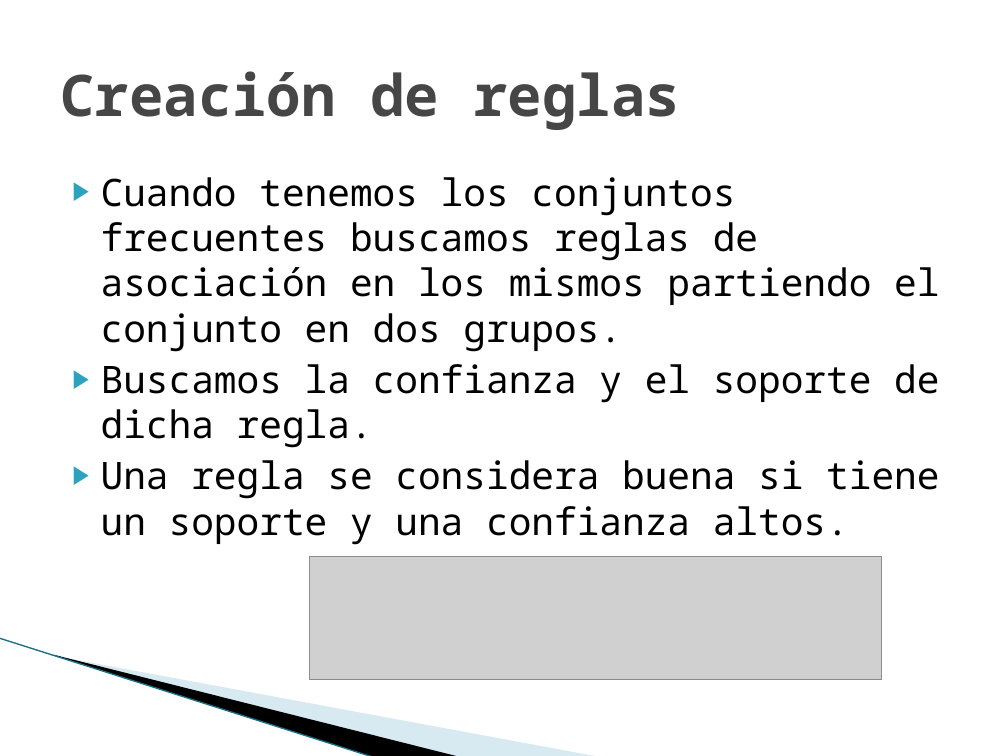
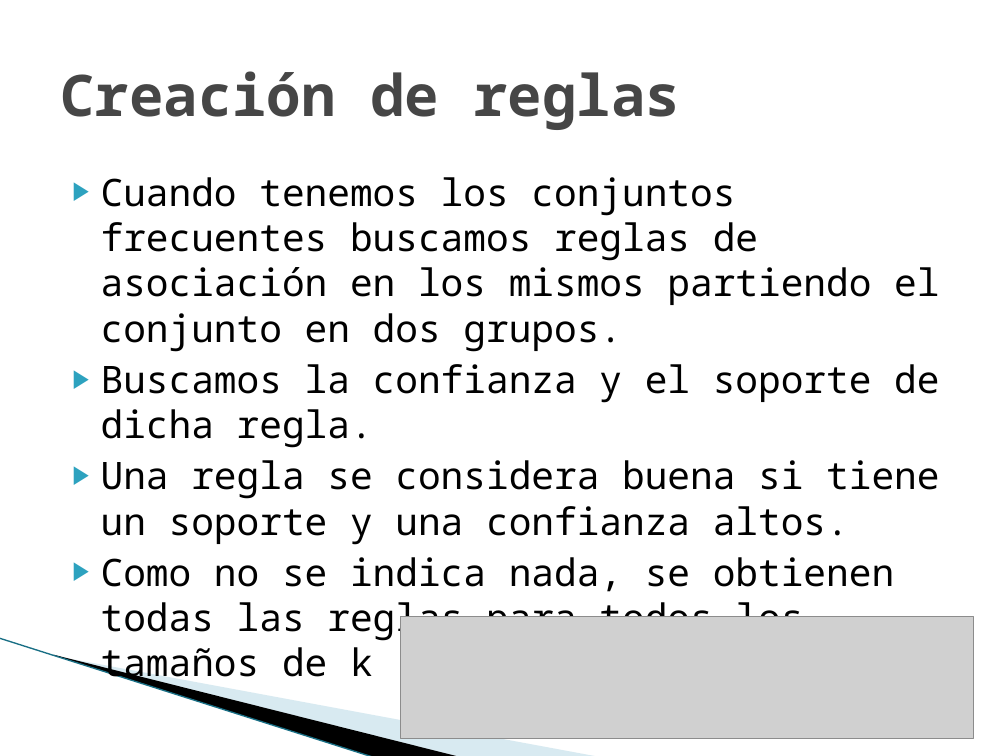
Before and after one commit to joapingut/aia-1718-t5, a slide deck: slide 5 of Presentacion.pptx. Drawn at 1008x756 pixels with LibreOffice and Linux fonts; fonts in the diff are those of the drawing; grey boxes stand for pictures; background and template pictures are left out. Boxes give left, top, right and bottom in pixels: in the first picture for what was removed or moved away, otherwise in the second. Text is boxed around its words. In the diff, an @@ line names an element or a change of style, - is before the commit and + after.

```diff
--- a/Presentacion.pptx
+++ b/Presentacion.pptx
@@ text at (x1=101, y1=557, x2=894, y2=687): paragraph added @@
+▶ Como no se indica nada, se obtienen todas las reglas para todos los tamaños de k
@@ picture moved from (x1=309, y1=556, x2=882, y2=679) to (x1=401, y1=616, x2=974, y2=739) @@
```
Also in this commit, not shown: 2 other slides changed, 6 other files.
